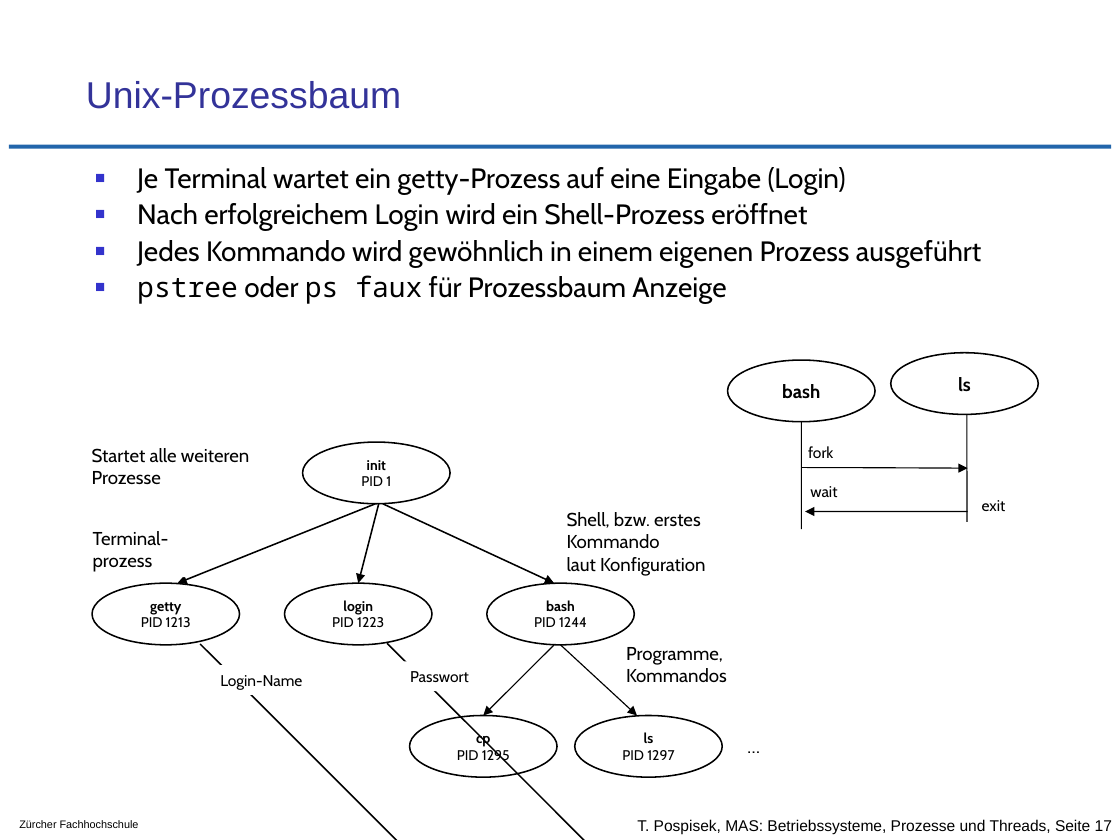
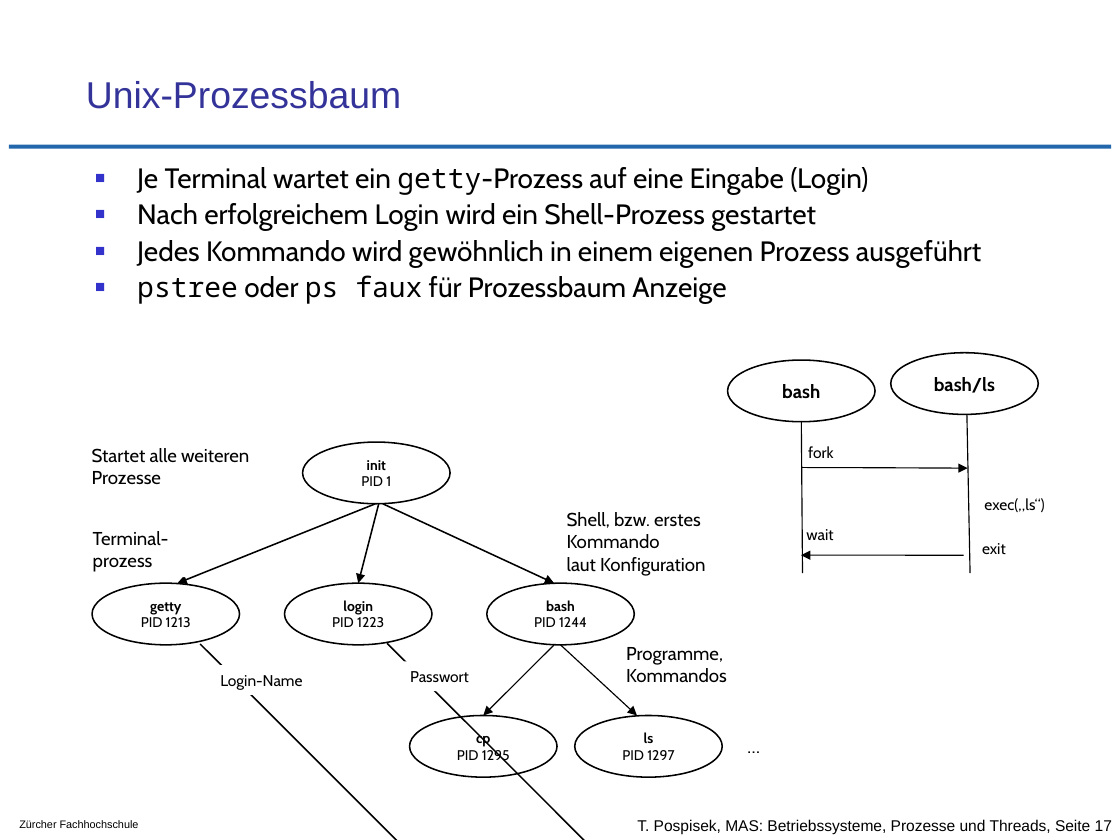
Before and after one commit to tpo/betriebssysteme, a slide deck: slide 17 of 05-2_Prozesse_und_Threads.odp. Drawn at 1120x840 pixels with LibreOffice and Linux fonts; fonts in the diff are those of the drawing; background and template pictures are left out. Boxes give left, top, right and bottom in pixels: in the first picture for what was removed or moved away, otherwise in the second. Text is boxed around its words. In the diff, an @@ line names an element or a change of style, - is before the commit and + after.

```diff
--- a/05-2_Prozesse_und_Threads.odp
+++ b/05-2_Prozesse_und_Threads.odp
@@ text at bbox=[137, 167, 868, 195]: font Cabin to Noto Sans Mono in "getty-Prozess" @@
@@ text at bbox=[137, 203, 816, 231]: text changed @@
-■ Nach erfolgreichem Login wird ein Shell-Prozess eröffnet
+■ Nach erfolgreichem Login wird ein Shell-Prozess gestartet
@@ text in ellipse at bbox=[934, 377, 995, 393]: text changed @@
-ls
+bash/ls
@@ line moved from (967, 414) - (967, 522) to (967, 414) - (970, 573) @@
@@ line moved from (801, 422) - (801, 529) to (801, 422) - (803, 573) @@
@@ text added at bbox=[984, 498, 1044, 512], 10 pt, text #000000 @@
+exec(„ls“)
@@ text "wait": place and size @@
-text "wait" at bbox=[810, 486, 837, 497]
+text "wait" at bbox=[806, 529, 833, 540]
@@ text "exit": place and size @@
-text "exit" at bbox=[982, 500, 1006, 511]
+text "exit" at bbox=[982, 543, 1006, 554]
@@ arrow moved from (805, 512) - (968, 512) to (801, 556) - (963, 556) @@
```
Also in this commit, not shown: 4 other slides changed.
